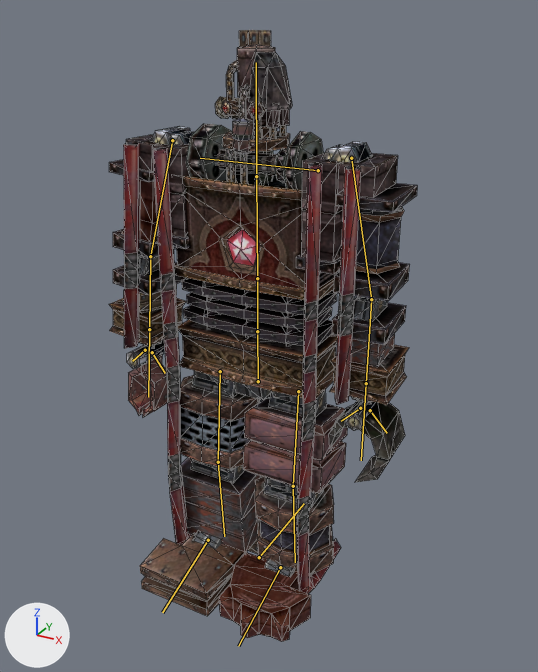
A saved change to the Blender file Models/3 Evil Foundry/GolemMajin.blend.
The view is the same before and after, from a camera (50 mm lens) standing at (4.4, -7.7, 7.49) and looking at (0.3, -0.25, 3.76). The axes (+X, +Y, +Z) are drawn at lower left. The lights are the same throughout. Both versions are drawn at frame 0 of the action 'idle-loop'; the numbers are the values there. The bones that bend it are drawn over the model as lines. Mesh edges are drawn as thin lines.

In view in the first picture: 'GolemMesh'.
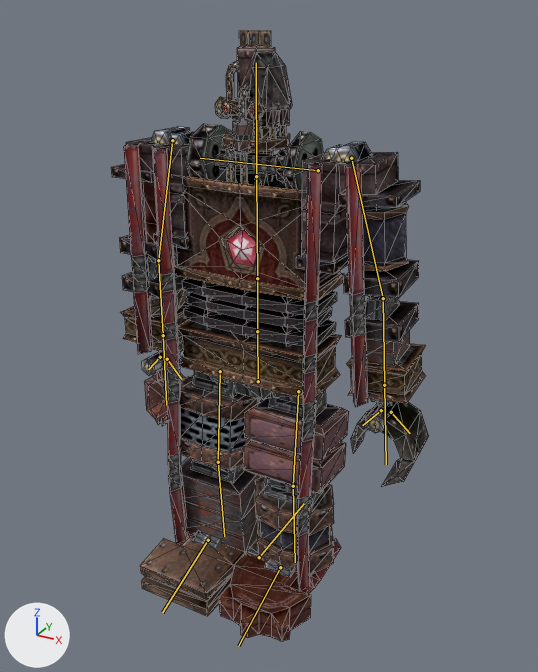
Location of each change, [x1, y1, x2, y2] in pixels of the pictures (538 x 672 px):
```json
{"object": "GolemMesh", "change": "posed", "before": [109, 30, 417, 642], "after": [111, 30, 429, 642]}
{"bone": "r_arm01", "before": "(172, 140) to (150, 256)", "after": "(172, 140) to (158, 260)"}
{"bone": "l_arm01", "before": "(351, 158) to (371, 299)", "after": "(351, 158) to (383, 298)"}
```

Edits to the scene script, one JSON object a line:
```json
{"block": "bone_r_arm01", "where": "bone_r_arm01 = bpy.data.objects['GolemMajinRoot'].pose.bones['r_arm01']  # child of 'chest'"}
{"op": "set", "path": "bone_r_arm01.rotation_euler", "old": "(0.0, 0.0, 3.054)", "new": "(0.0, 0.0, 3.142)", "note": "degrees (0, 0, 175) -> degrees (0, 0, 180)"}
{"block": "bone_l_arm01", "where": "bone_l_arm01 = bpy.data.objects['GolemMajinRoot'].pose.bones['l_arm01']  # child of 'chest'"}
{"op": "set", "path": "bone_l_arm01.rotation_euler", "old": "(0.0, 0.0, -3.142)", "new": "(0.0, 0.0, -3.054)", "note": "degrees (0, 0, -180) -> degrees (0, 0, -175)"}
```
